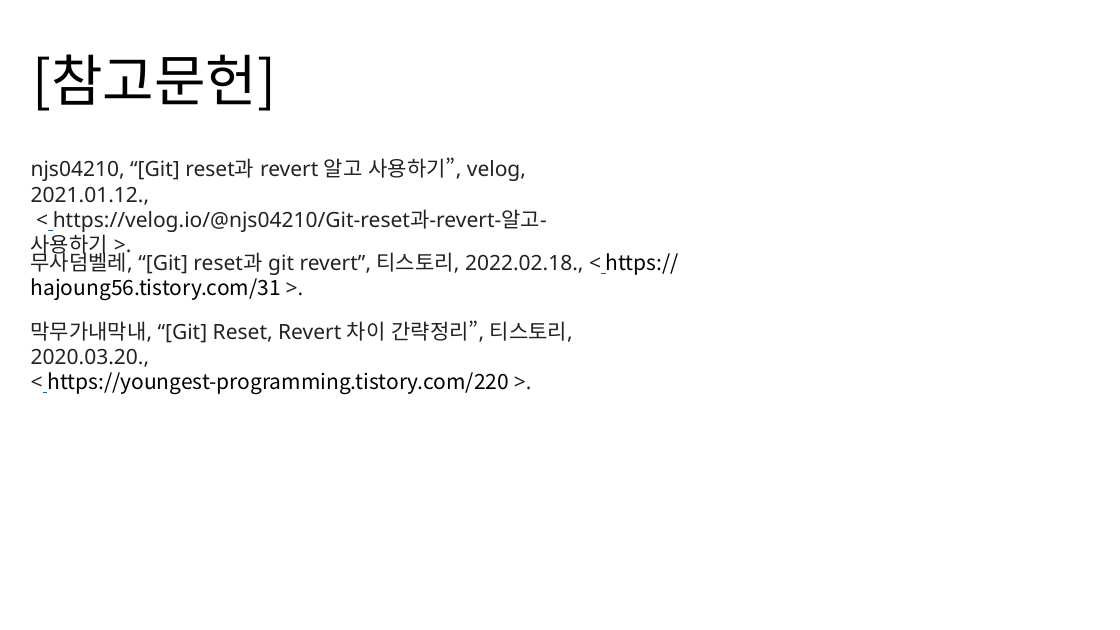
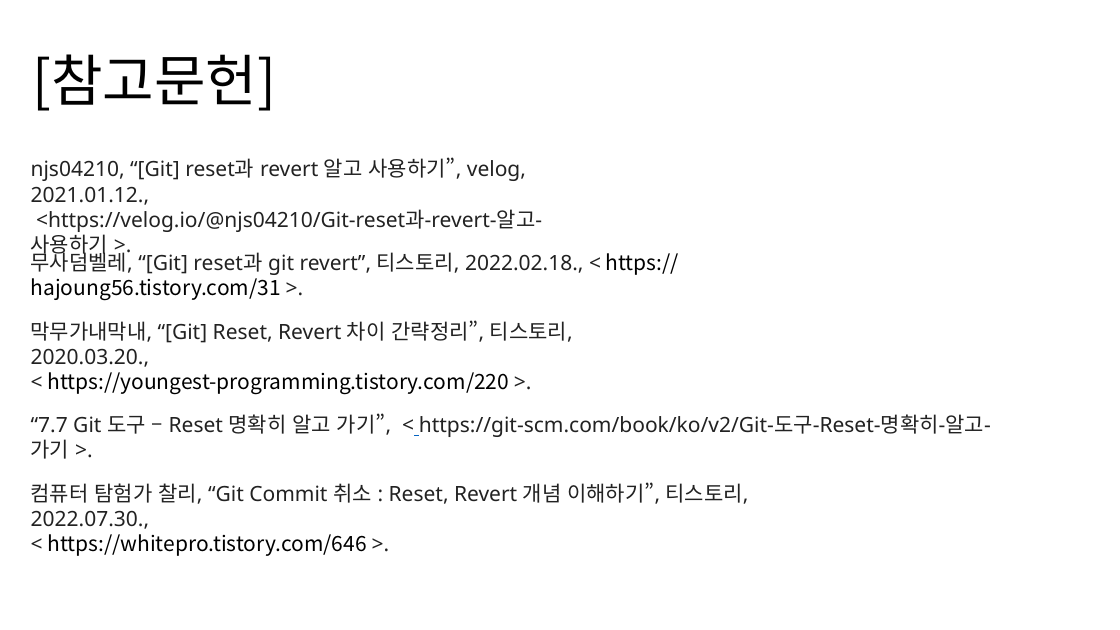
Before and after one commit to SeungHeeNoh/study_well, a slide deck: slide 44 of docs/8. git reset과 revert.pptx (slide 29 before the commit). Drawn at 1120x630 pixels with LibreOffice and Linux fonts; fonts in the diff are those of the drawing. Boxes give left, top, right and bottom in pixels: in the first picture for what was removed or moved away, otherwise in the second. Text is boxed around its words. In the diff, an @@ line names an element or a change of style, - is before the commit and + after.

Commit message:
docs :git reset revert 문서 내용 보강
- git reset revert 문서 내용 보강

```diff
--- a/docs/8. git reset과 revert.pptx
+++ b/docs/8. git reset과 revert.pptx
@@ text at [31,209,542,257]: spaces changed @@
-< https://velog.io/@njs04210/Git-reset과-revert-알고-사용하기 >.
+<https://velog.io/@njs04210/Git-reset과-revert-알고-사용하기 >.
@@ text added at [31,413,991,437], 18 pt, text #222222 @@
+“7.7 Git 도구 – Reset 명확히 알고 가기”, < https://git-scm.com/book/ko/v2/Git-도구-Reset-명확히-알고-가기 >.
@@ text added at [31,482,749,556], 18 pt, text #222222 @@
+컴퓨터 탐험가 찰리, “Git Commit 취소 : Reset, Revert 개념 이해하기”, 티스토리, 2022.07.30.,
+< https://whitepro.tistory.com/646 >.
```
Also in this commit, not shown: 13 other slides changed, 16 slides added, 1 slide removed.
